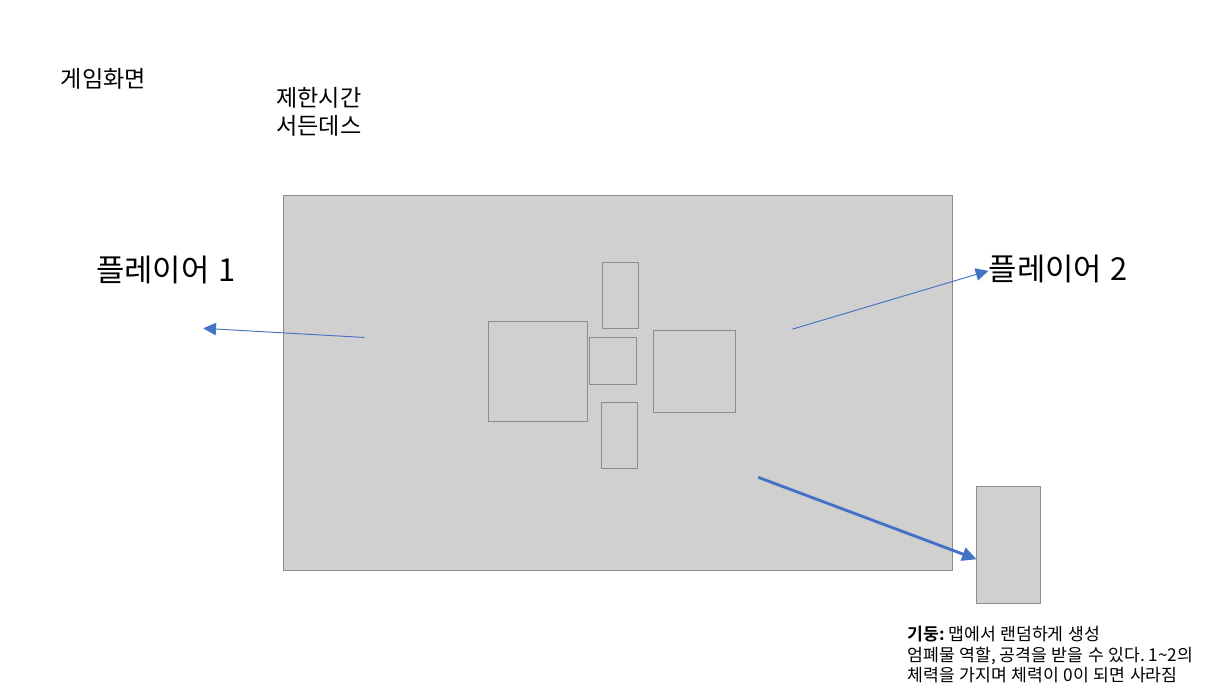
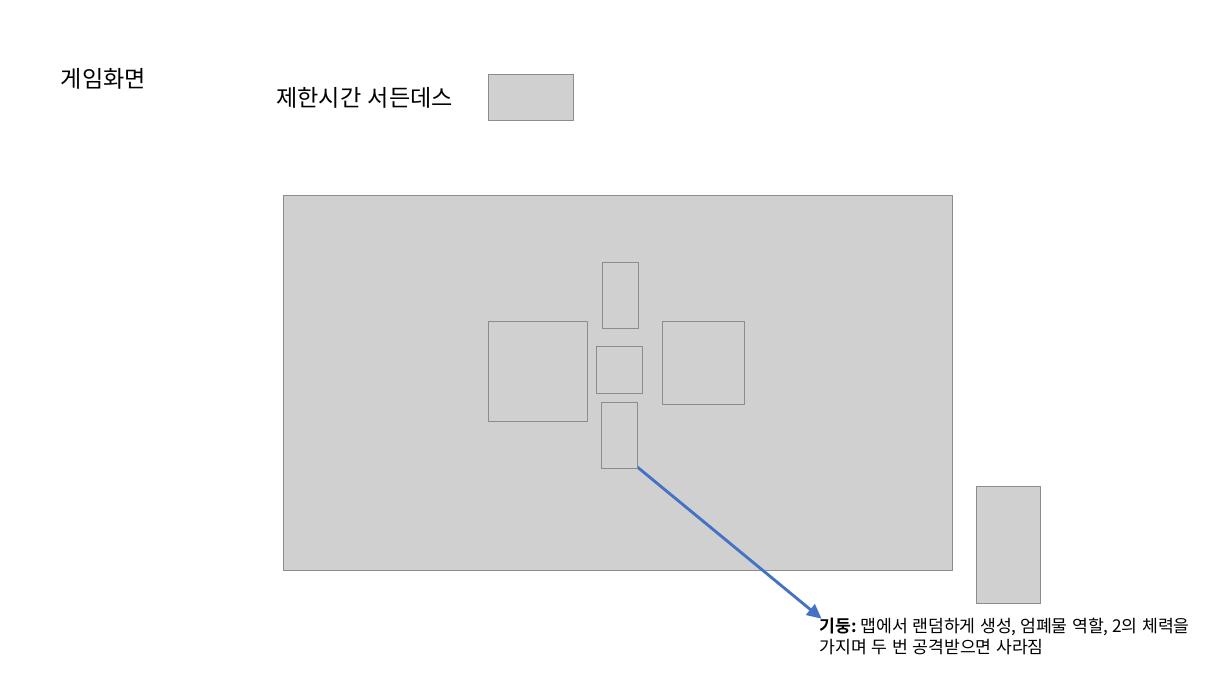
Before and after one commit to penspanic/ITWGamejam, a slide deck: slide 13 of Plan/Rocketman_씬&스킬구성.pptx. Drawn at 1232x693 pixels with LibreOffice and Linux fonts; fonts in the diff are those of the drawing; grey boxes stand for pictures. Boxes give left, top, right and bottom in pixels: in the first picture for what was removed or moved away, otherwise in the second. Text is boxed around its words. In the diff, an @@ line names an element or a change of style, - is before the commit and + after.

```diff
--- a/Plan/Rocketman_씬&스킬구성.pptx
+++ b/Plan/Rocketman_씬&스킬구성.pptx
@@ text at (276,87,453,108): text changed @@
-제한시간
-서든데스
+제한시간 서든데스
@@ picture added at (488,74,574,120) @@
@@ text removed at (96,255,235,284) @@
-플레이어 1
@@ text removed at (989,254,1128,283) @@
-플레이어 2
@@ arrow removed from (793, 329) to (989, 271) @@
@@ arrow removed from (365, 337) to (203, 328) @@
@@ picture: place and size @@
-picture at (653,331,736,413)
+picture at (663,322,745,404)
@@ picture: place and size @@
-picture at (590,337,637,384)
+picture at (596,347,643,394)
@@ arrow moved from (759, 478) - (977, 559) to (629, 460) - (822, 619) @@
@@ text at (820,616,1189,655): text changed @@
-기둥: 맵에서 랜덤하게 생성
-엄폐물 역할, 공격을 받을 수 있다. 1~2의 체력을 가지며 체력이 0이 되면 사라짐
+기둥: 맵에서 랜덤하게 생성, 엄폐물 역할, 2의 체력을 가지며 두 번 공격받으면 사라짐
```
Also in this commit, not shown: 2 other slides changed.
